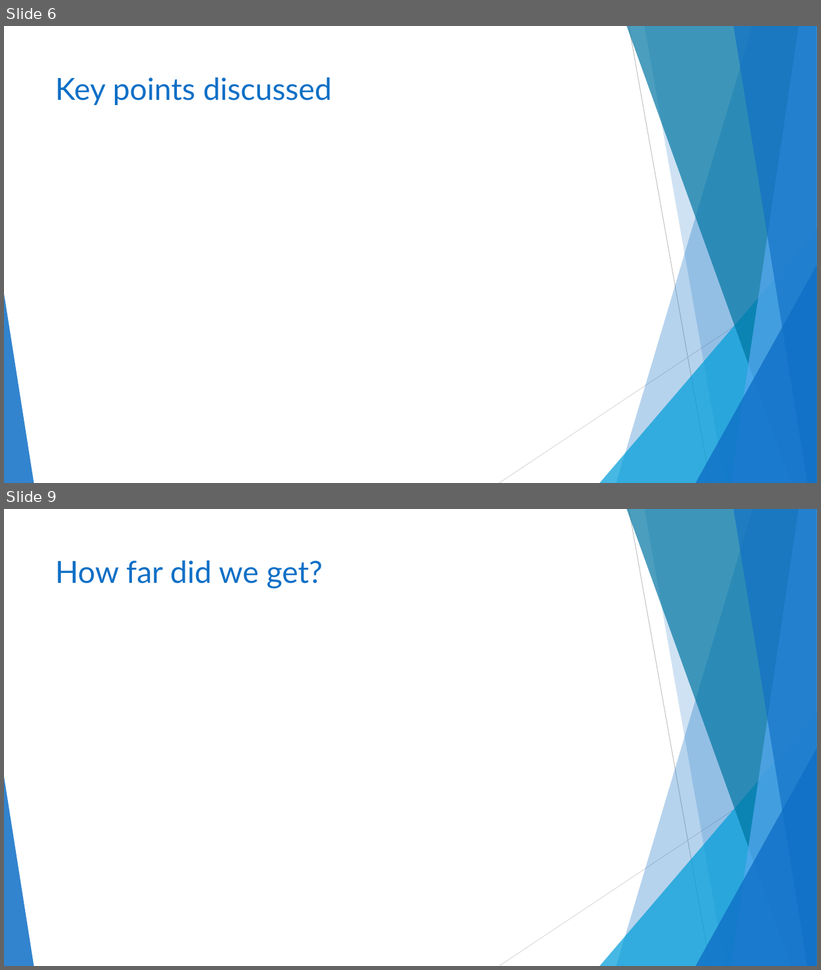
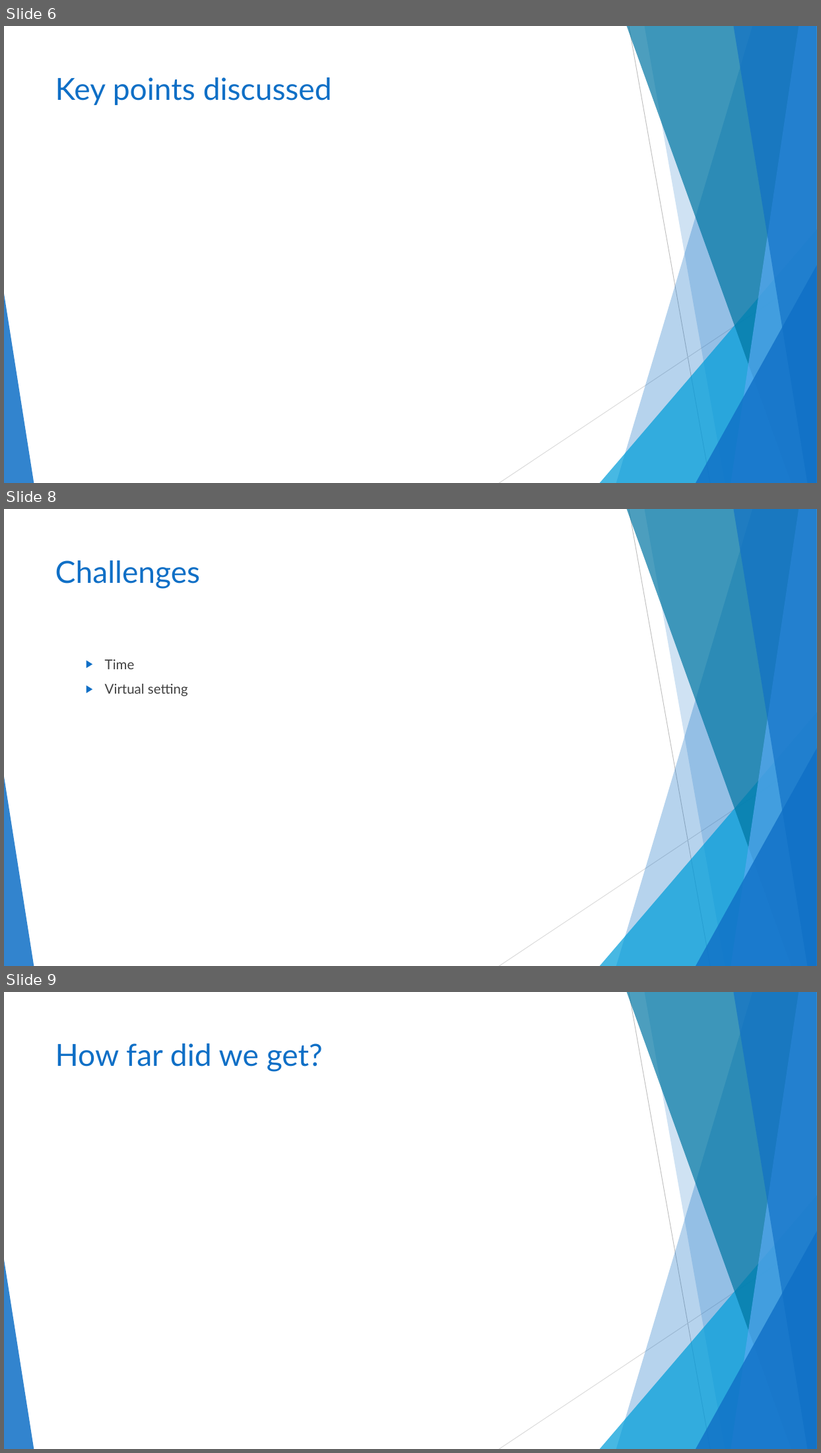
Before and after one commit to TESA-workshops/sim-geostat-survey, a slide deck: report/sim-geostat-survey-report.pptx. Shown one above the other, each under a label of ours: slides 6 and 9 before the commit, slides 6, 8 and 9 after it; the slides between them are not shown. The pictures are 821x970 and 821x1453 pixels, drawn with LibreOffice and Linux fonts; fonts in the diff are those of the drawing. Boxes give left, top, right and bottom in pixels: in the first picture for what was removed or moved away, otherwise in the second. Text is boxed around its words. In the diff, an @@ line names an element or a change of style, - is before the commit and + after.

Commit message:
Initial thoughts on successes and challenges

```diff
--- a/report/sim-geostat-survey-report.pptx
+++ b/report/sim-geostat-survey-report.pptx
@@ slide 8 added at (x1=4, y1=509, x2=817, y2=966), background #FFFFFF; not listed: 10 template elements that a slide beside it also shows @@
@@ title added at (x1=55, y1=560, x2=201, y2=589), 36 pt, text #0F6FC6 @@
+Challenges
@@ text added at (x1=105, y1=659, x2=188, y2=696), 16 pt, text #404040 @@
+  ▶ Time
+  ▶ Virtual setting
```
Also in this commit, not shown: 1 other slide added, 2 slides removed, 1 other file.
